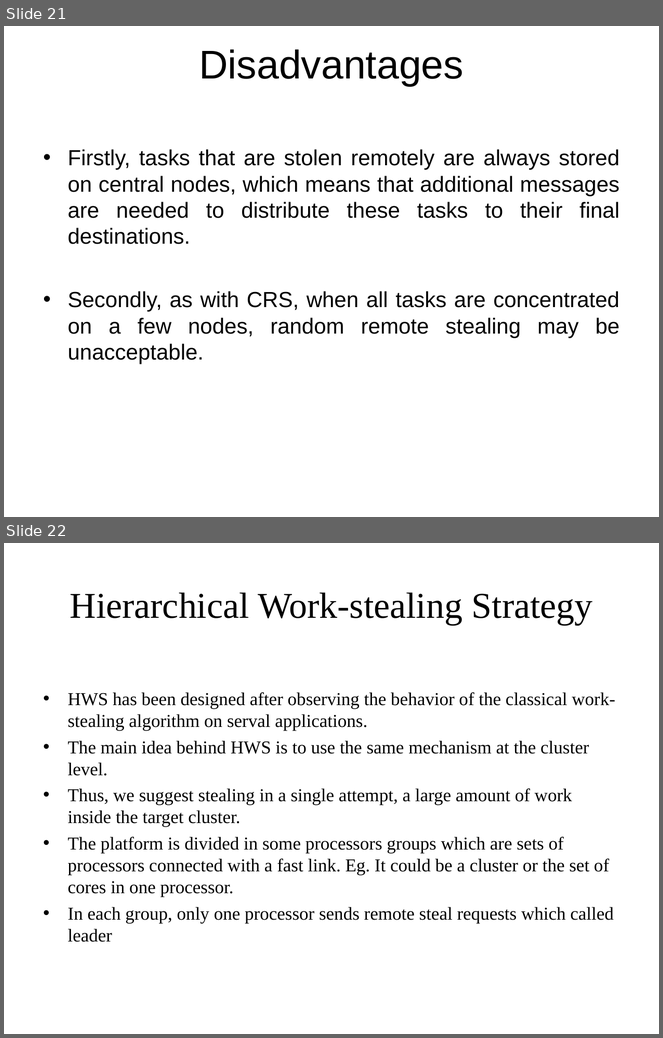
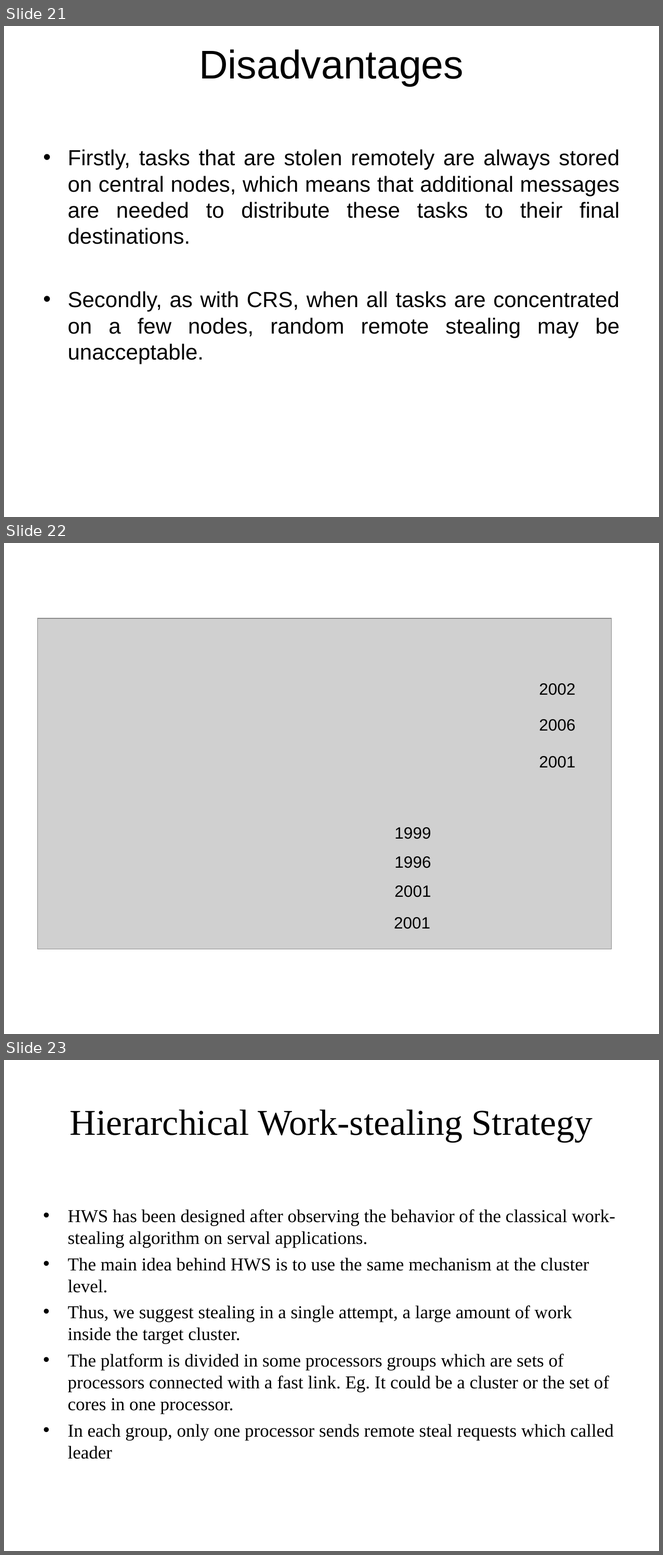
Before and after one commit to lewischen1123/Work_Stealing_Java, a slide deck: document/Softeng751_Presentation.ppt. Shown one above the other, each under a label of ours: slides 21 and 22 before the commit, slides 21, 22 and 23 after it. The pictures are 663x1038 and 663x1555 pixels, drawn with LibreOffice and Linux fonts; fonts in the diff are those of the drawing; grey boxes stand for pictures; background and template pictures are left out. Boxes give left, top, right and bottom in pixels: in the first picture for what was removed or moved away, otherwise in the second. Text is boxed around its words. In the diff, an @@ line names an element or a change of style, - is before the commit and + after.

Commit message:
751 Presentation1.1

```diff
--- a/document/Softeng751_Presentation.ppt
+++ b/document/Softeng751_Presentation.ppt
@@ slide 22 added at [4, 543, 659, 1034], background picture (left out) @@
@@ picture added at [37, 618, 611, 949] @@
@@ text added at [539, 683, 575, 695], 18 pt, text #000000 @@
+2002
@@ text added at [539, 719, 575, 731], 18 pt, text #000000 @@
+2006
@@ text added at [539, 756, 575, 768], 18 pt, text #000000 @@
+2001
@@ text added at [395, 827, 431, 839], 18 pt, text #000000 @@
+1999
@@ text added at [395, 857, 431, 869], 18 pt, text #000000 @@
+1996
@@ text added at [395, 886, 431, 898], 18 pt, text #000000 @@
+2001
@@ text added at [394, 917, 430, 929], 18 pt, text #000000 @@
+2001
@@ what was slide 22 is now slide 23 @@
```
